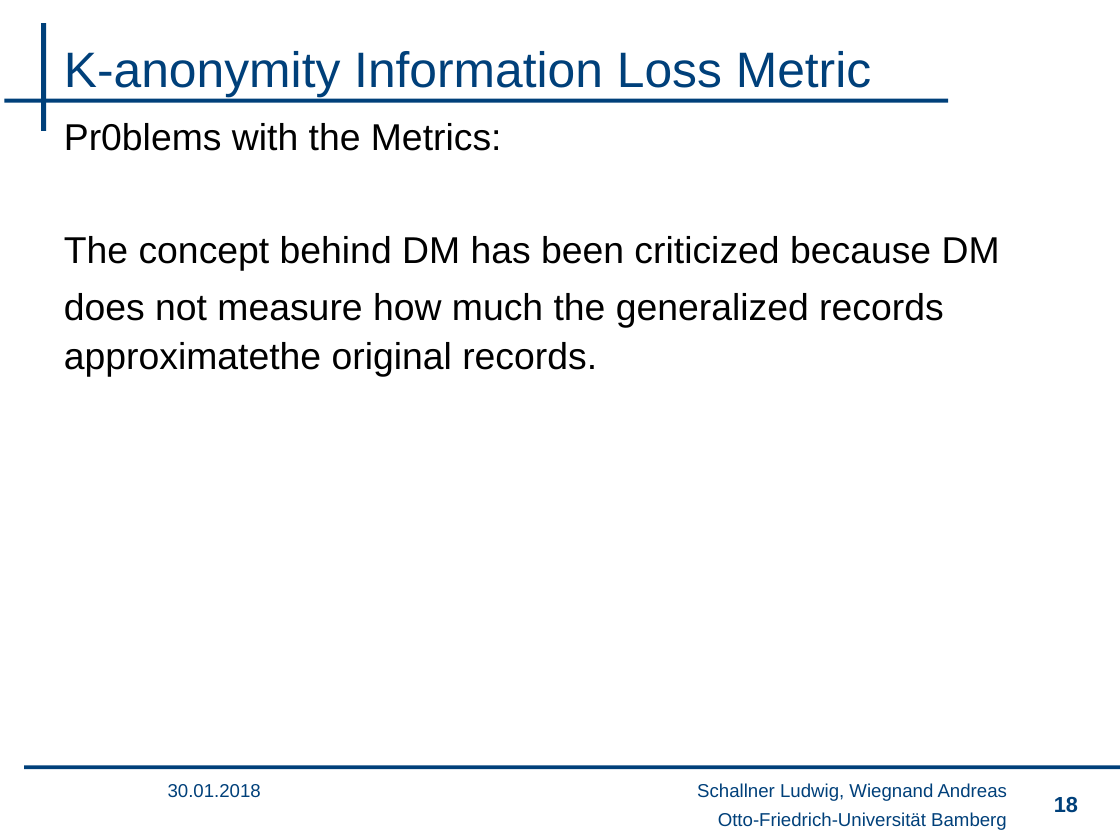
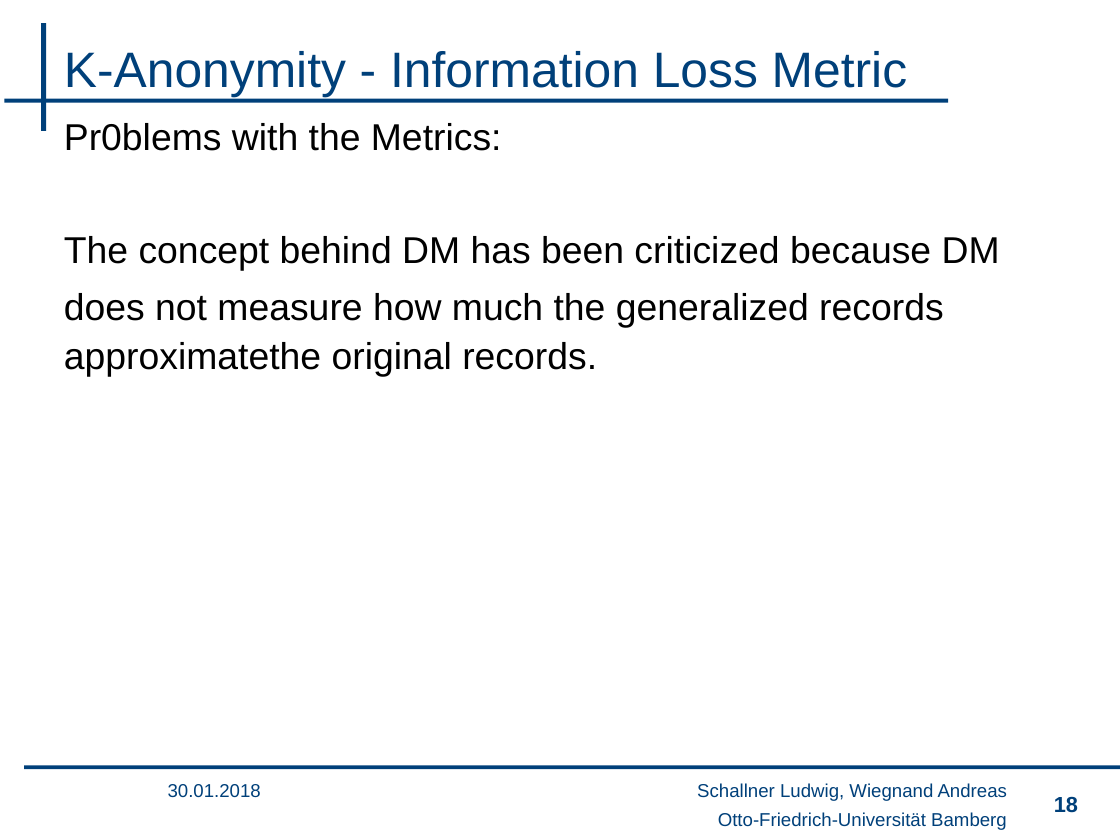
Before and after one commit to wsgan001/PSI-MSem, a slide deck: slide 18 of presentation/sicherheits_final_anV2.pptx. Drawn at 1120x840 pixels with LibreOffice and Linux fonts; fonts in the diff are those of the drawing; background and template pictures are left out. Boxes give left, top, right and bottom in pixels: in the first picture for what was removed or moved away, otherwise in the second. Text is boxed around its words. In the diff, an @@ line names an element or a change of style, - is before the commit and + after.

```diff
--- a/presentation/sicherheits_final_anV2.pptx
+++ b/presentation/sicherheits_final_anV2.pptx
@@ title at [64, 51, 907, 97]: text changed @@
-K-anonymity Information Loss Metric
+K-Anonymity - Information Loss Metric
```
Also in this commit, not shown: 10 other slides changed, 1 slide added.
